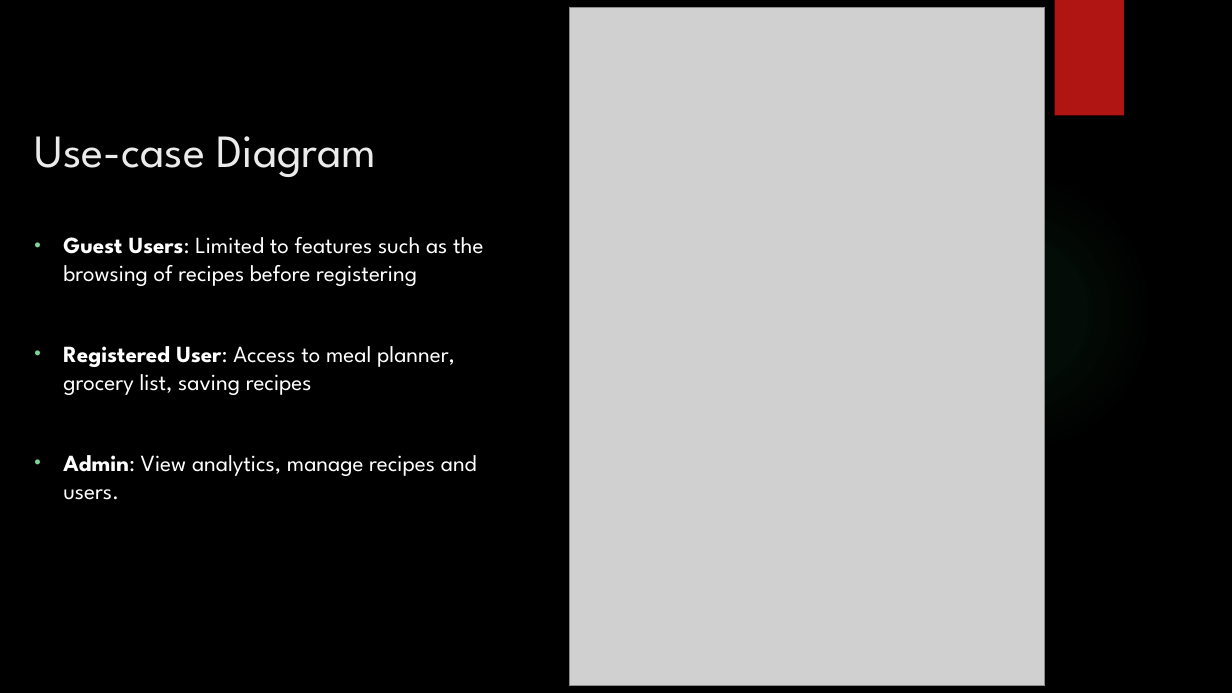
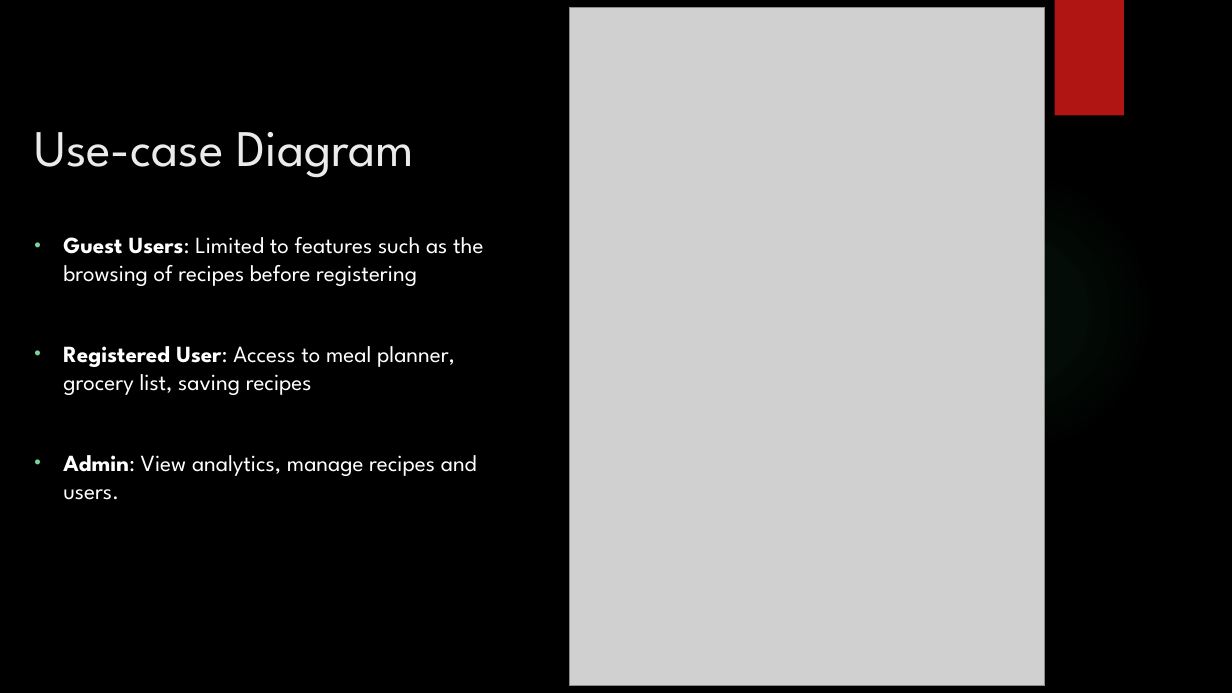
Before and after one commit to NathanTh3Gr3at/ITPV302_Project, a slide deck: slide 5 of PowerPoint Slides/ITPV302 - Presentation.pptx. Drawn at 1232x693 pixels with LibreOffice and Linux fonts; fonts in the diff are those of the drawing; grey boxes stand for pictures; background and template pictures are left out. Boxes give left, top, right and bottom in pixels: in the first picture for what was removed or moved away, otherwise in the second. Text is boxed around its words. In the diff, an @@ line names an element or a change of style, - is before the commit and + after.

```diff
--- a/PowerPoint Slides/ITPV302 - Presentation.pptx
+++ b/PowerPoint Slides/ITPV302 - Presentation.pptx
@@ title "Use-case Diagram" at <box>34,132,414,178</box>: size 36 to 40 pt @@
```
Also in this commit, not shown: 1 other slide changed.
